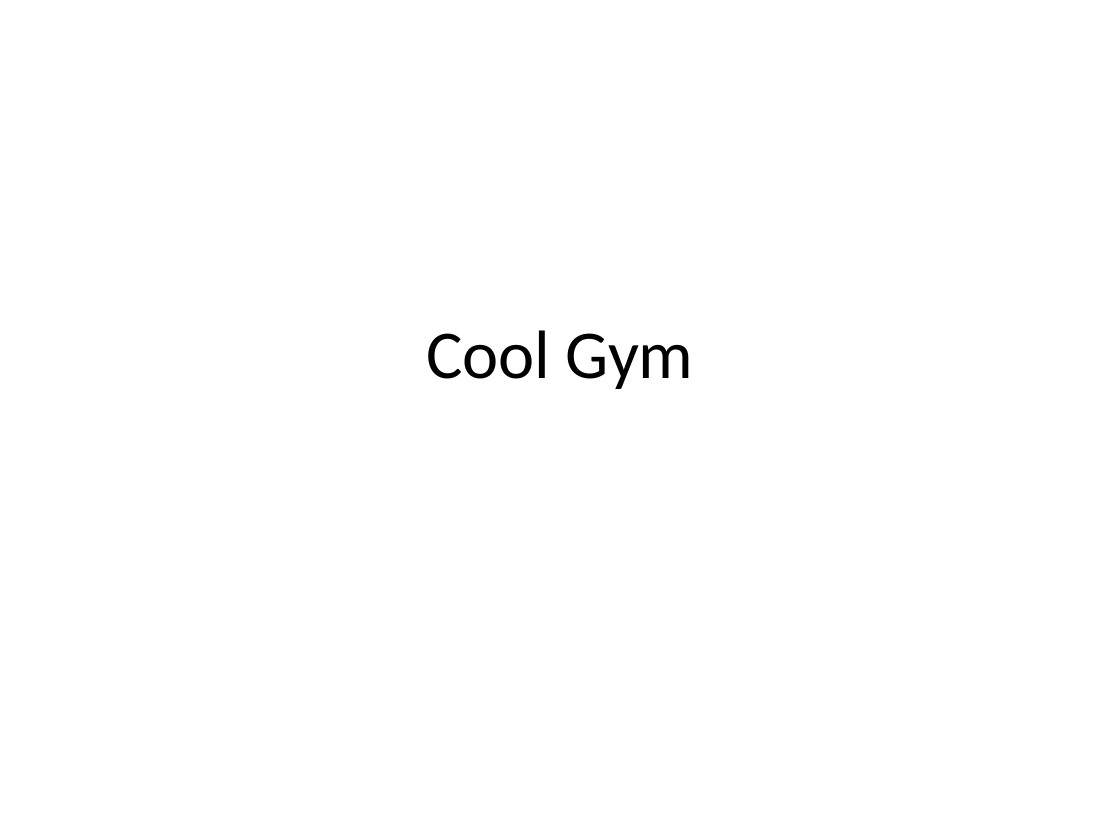
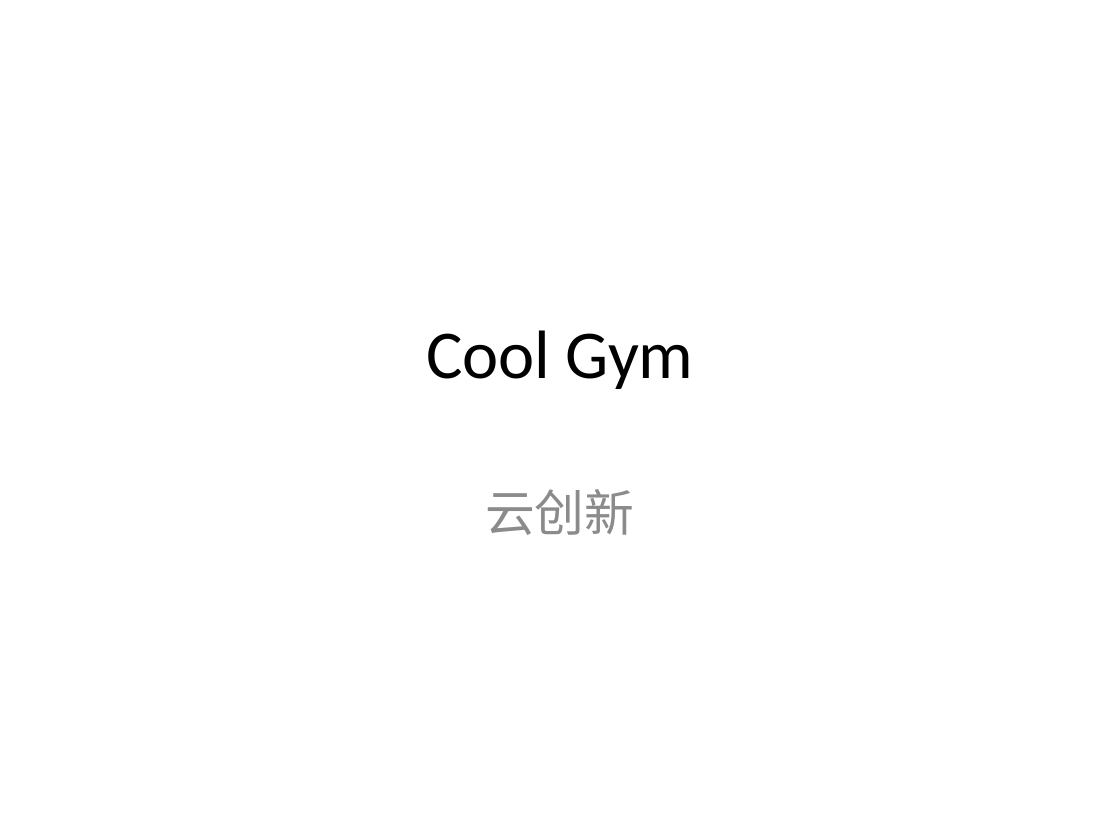
Before and after one commit to pip1998/SDK-PPT, a slide deck: slide 1 of CoolGymPPT.pptx. Drawn at 1120x840 pixels with LibreOffice and Linux fonts; fonts in the diff are those of the drawing. Boxes give left, top, right and bottom in pixels: in the first picture for what was removed or moved away, otherwise in the second. Text is boxed around its words. In the diff, an @@ line names an element or a change of style, - is before the commit and + after.

```diff
--- a/CoolGymPPT.pptx
+++ b/CoolGymPPT.pptx
@@ subtitle added at (485, 489, 634, 535), 32 pt, text #8C8C8C @@
+云创新
```
Also in this commit, not shown: 4 slides added, 4 slides removed.
